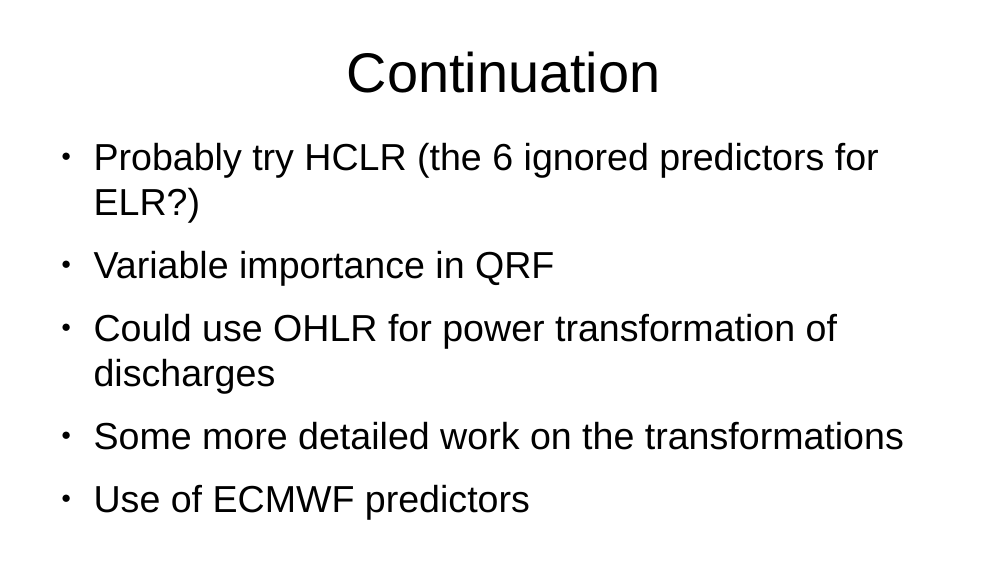
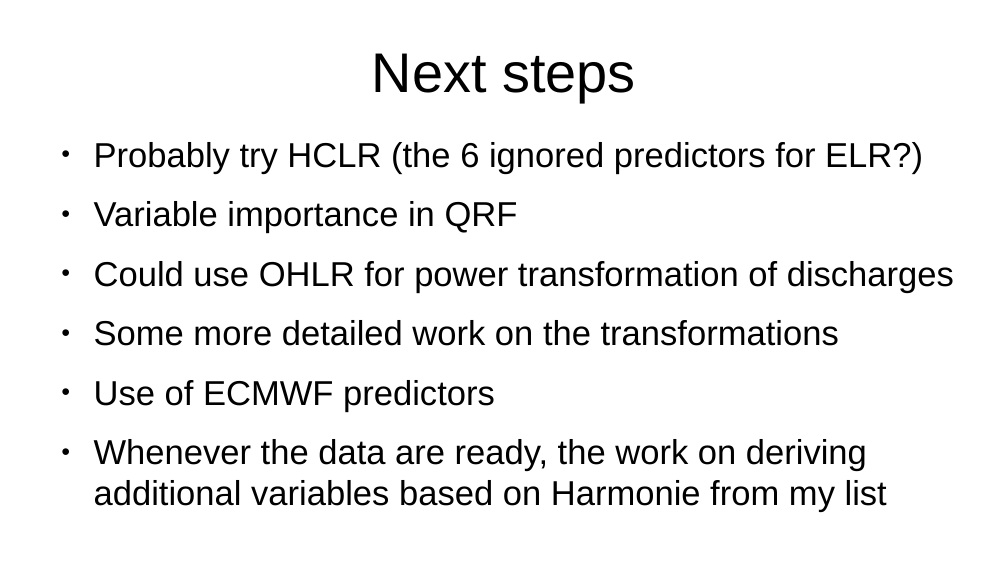
Before and after one commit to meteoNL/ThunderstormPostProcessingv0.1, a slide deck: slide 13 of presentation week 3 of jan.odp. Drawn at 1008x567 pixels with LibreOffice and Linux fonts; fonts in the diff are those of the drawing. Boxes give left, top, right and bottom in pixels: in the first picture for what was removed or moved away, otherwise in the second. Text is boxed around its words. In the diff, an @@ line names an element or a change of style, - is before the commit and + after.

```diff
--- a/presentation week 3 of jan.odp
+++ b/presentation week 3 of jan.odp
@@ title at (372,53,635,102): text changed @@
-Continuation
+Next steps
@@ text at (94,142,954,412): size 29.6 to 27.2 pt in "Probably try HCLR (the 6 ignored predictors ...", "Variable importance in QRF", "Could use OHLR for power transformation of ...", "Some more detailed work on the transformations" and 1 more places @@
@@ text at (94,439,887,512): paragraph added @@
+● Whenever the data are ready, the work on deriving additional variables based on Harmonie from my list
```
